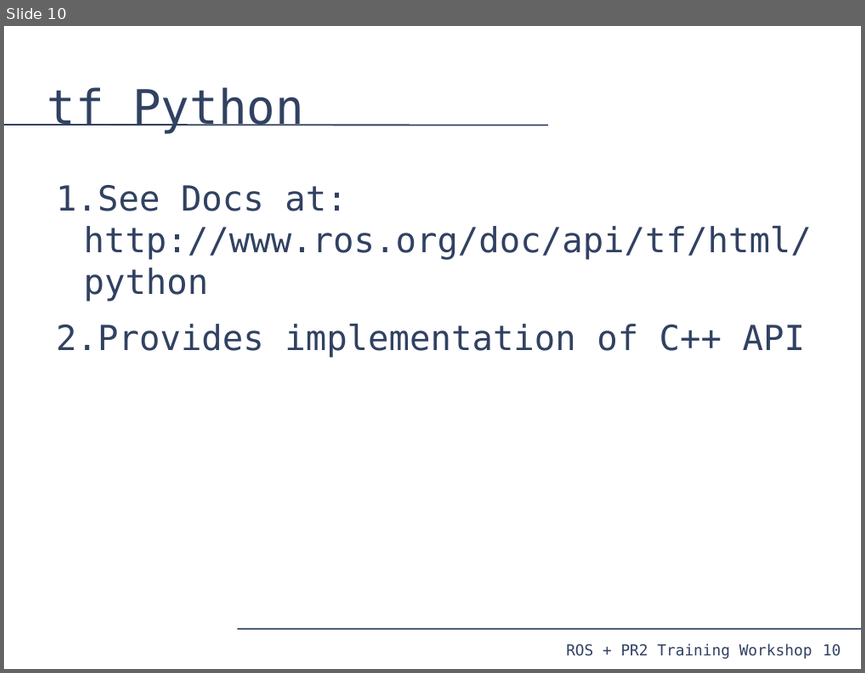
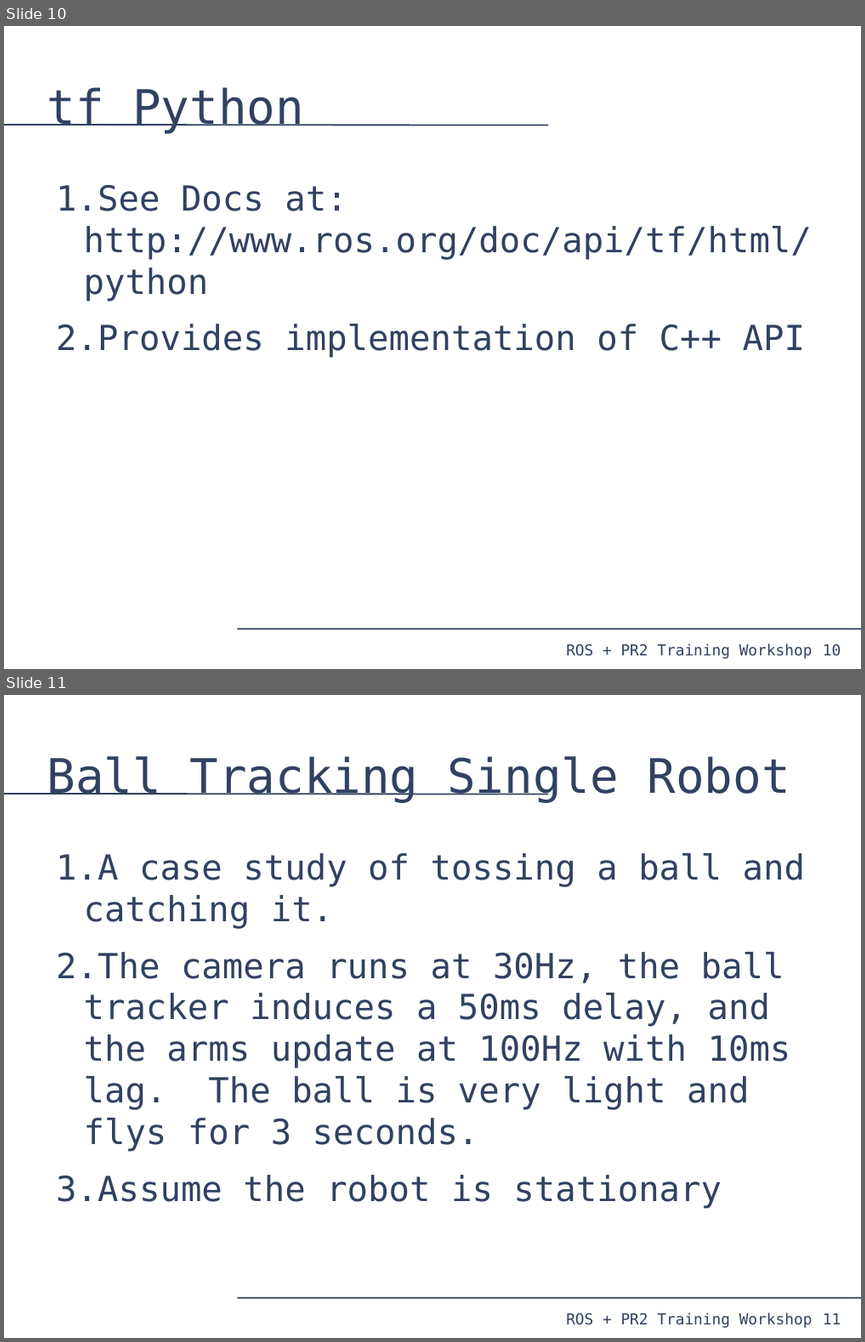
Before and after one commit to PR2/pr2_docs, a slide deck: pr2_training_workshop/tf/tf_training.odp. Shown one above the other, each under a label of ours: slide 10 before the commit, slides 10 and 11 after it. The pictures are 865x673 and 865x1342 pixels, drawn with LibreOffice and Linux fonts; fonts in the diff are those of the drawing. Boxes give left, top, right and bottom in pixels: in the first picture for what was removed or moved away, otherwise in the second. Text is boxed around its words. In the diff, an @@ line names an element or a change of style, - is before the commit and + after.

```diff
--- a/pr2_training_workshop/tf/tf_training.odp
+++ b/pr2_training_workshop/tf/tf_training.odp
@@ slide 11 added at <box>4,695,861,1338</box>, background #FFFFFF; not listed: 4 template elements that a slide beside it also shows @@
@@ title added at <box>46,756,790,803</box>, 44 pt, text #314162 @@
+Ball Tracking Single Robot
@@ text added at <box>56,853,805,1208</box>, 32 pt, text #314162 @@
+1. A case study of tossing a ball and catching it.
+2. The camera runs at 30Hz, the ball tracker induces a 50ms delay, and the arms update at 100Hz with 10ms lag. The ball is very light and flys for 3 seconds.
+3. Assume the robot is stationary
```
Also in this commit, not shown: 1 slide changed, 9 other slides added, 1 slide removed.
